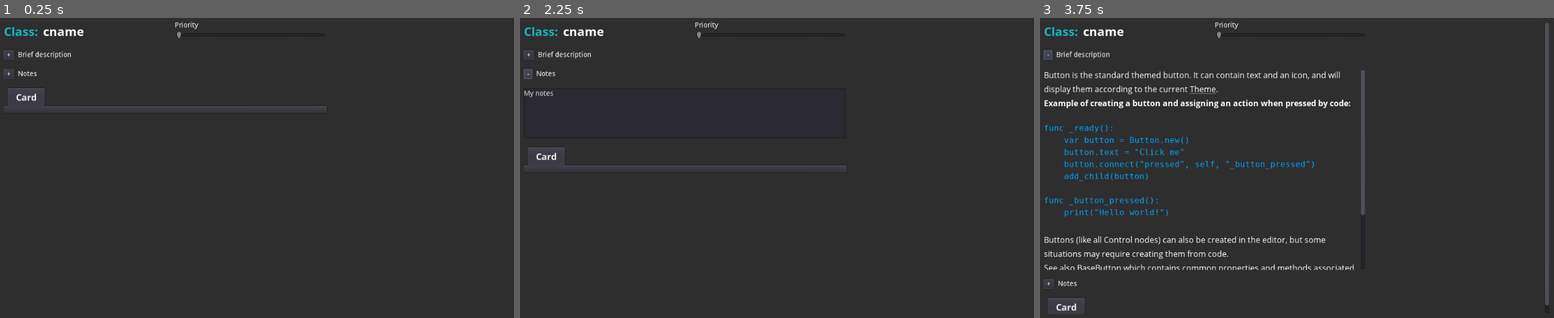
Above: before the commit, frames 1-3 (left to right).
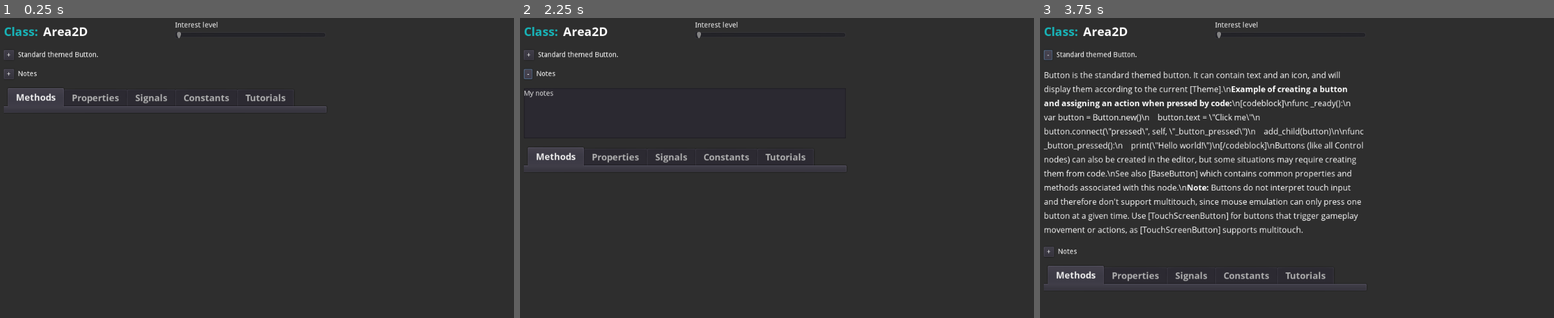
Above: after the commit, the same moments.

Repository: andrew-wilkes/godotbuddy.com
Game: Godot game, scene res://Test.tscn
Two runs of this game, one before a commit and one after it. Both use one fixed random seed, a clock stepped at 60 frames per second and the inputs below. The project has no main scene, so this scene is started directly.
Inputs:
- Up to frame 1 (0.25 s): no input
- Up to frame 2 (2.25 s): click "+" at 0.5 s; click "-" at 1.25 s; click "+" at 2 s
- Up to frame 3 (3.75 s): click "-" at 2.75 s; click "+" at 3.5 s

The runs differ from the first frame. In frame 1, 1.1% of the frame differs, in the area x 3-56%, y 1-30%; in frame 2, 1.1%; in frame 3, 11%, in the area x 0-99%, y 1-99%.
Error before the commit: Invalid get index 'Array' (on base: 'Dictionary'). (res://ClassDetails.gd:41)
Error after the commit: Invalid get index 'Area2D' (on base: 'Dictionary'). (res://ClassDetails.gd:50)

Commit message:
Add content update function

Diff:
--- a/apps/desktop/ClassDetails.gd
+++ b/apps/desktop/ClassDetails.gd
@@ -16,16 +16,25 @@
 	notes = find_node("Notes")
 	desc_button = find_node("DescButton")
 	notes_button = find_node("NotesButton")
-	desc.bbcode_text = text_to_bbcode(desc.bbcode_text)
+	update_content("Area2D")
 	call_deferred("set_description_scroll_container_size")
 
 
 func set_description_scroll_container_size():
+	# Make RichTextLabel shrink to fit content
+	desc.rect_size.y = 0
 	# Set min size of scroll container based on desc size.y
 	if desc.rect_size.y < descbox.get_child(0).rect_min_size.y:
 		descbox.get_child(0).rect_min_size.y = desc.rect_size.y
 	descbox.hide()
 	notes.get_parent().hide()
+
+
+func update_content(cname):
+	var info = get_info(cname)
+	find_node("ClassName").text = cname
+	find_node("BDesc").text = info.brief_description
+	desc.bbcode_text = text_to_bbcode(info.description)
 
 
 func get_info(cname):
--- a/apps/desktop/ClassDetails.tscn
+++ b/apps/desktop/ClassDetails.tscn
@@ -65,13 +65,13 @@
 [node name="ClassName" type="Label" parent="SC/VBox/HBox"]
 margin_left = 78.0
 margin_top = 2.0
-margin_right = 159.0
+margin_right = 161.0
 margin_bottom = 36.0
 custom_fonts/font = ExtResource( 2 )
-text = "cname"
+text = "Button"
 
 [node name="Sp1" type="Control" parent="SC/VBox/HBox"]
-margin_left = 169.0
+margin_left = 171.0
 margin_right = 330.0
 margin_bottom = 38.0
 size_flags_horizontal = 3
@@ -87,7 +87,7 @@
 [node name="Label" type="Label" parent="SC/VBox/HBox/VBox"]
 margin_right = 300.0
 margin_bottom = 14.0
-text = "Priority"
+text = "Interest level"
 
 [node name="HSlider" type="HSlider" parent="SC/VBox/HBox/VBox"]
 margin_top = 18.0
@@ -125,7 +125,7 @@
 margin_right = 640.0
 margin_bottom = 17.0
 size_flags_horizontal = 3
-text = "Brief description"
+text = "Standard themed Button."
 autowrap = true
 
 [node name="Sp2" type="Control" parent="SC/VBox"]
@@ -235,7 +235,23 @@
 custom_fonts/font = SubResource( 1 )
 tab_align = 0
 
-[node name="Card" parent="SC/VBox/TabContainer" instance=ExtResource( 4 )]
+[node name="Methods" parent="SC/VBox/TabContainer" instance=ExtResource( 4 )]
+margin_top = 44.0
+
+[node name="Properties" parent="SC/VBox/TabContainer" instance=ExtResource( 4 )]
+visible = false
+margin_top = 44.0
+
+[node name="Signals" parent="SC/VBox/TabContainer" instance=ExtResource( 4 )]
+visible = false
+margin_top = 44.0
+
+[node name="Constants" parent="SC/VBox/TabContainer" instance=ExtResource( 4 )]
+visible = false
+margin_top = 44.0
+
+[node name="Tutorials" parent="SC/VBox/TabContainer" instance=ExtResource( 4 )]
+visible = false
 margin_top = 44.0
 
 [connection signal="pressed" from="SC/VBox/HBox1/DescButton" to="." method="_on_Description_pressed"]
